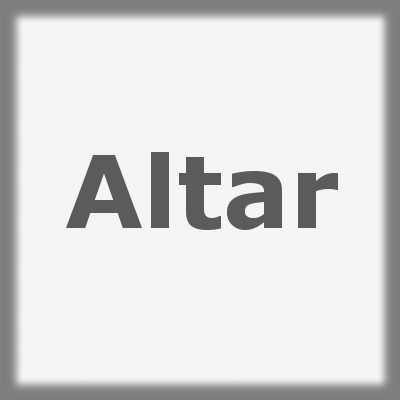
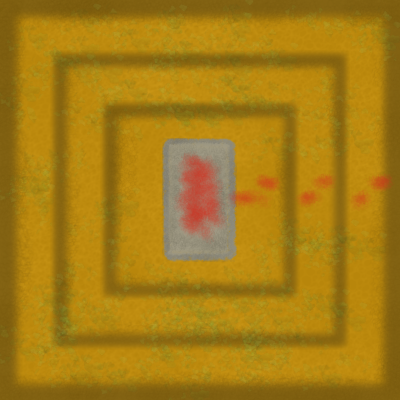
The second 400 x 400 image is a revision of the first. Changes to its layers:
removed layer "Label" over [66, 152, 338, 230]
removed layer "Border" (was 70%) over [0, 0, 400, 400]
added layer "Blood" above "Vines" over [170, 149, 398, 247]
added layer "Vines" above "AltarTop" over [0, 0, 400, 400]
added layer "AltarTop" above "AltarTopBorder" over [166, 142, 231, 256]
added layer "AltarTopBorder" above "TopBorder" over [162, 138, 237, 262]
added layer "TopBorder" above "TopFill" over [100, 100, 300, 300]
added layer "TopFill" above "MidBorder" over [100, 100, 300, 300]
added layer "MidBorder" above "MidFill" over [50, 50, 350, 350]
added layer "MidFill" above "BaseBorder" over [50, 50, 350, 350]
added layer "BaseBorder" above "BaseFill" over [0, 0, 400, 400]
added layer "BaseFill" above "Background" over [0, 0, 400, 400]
